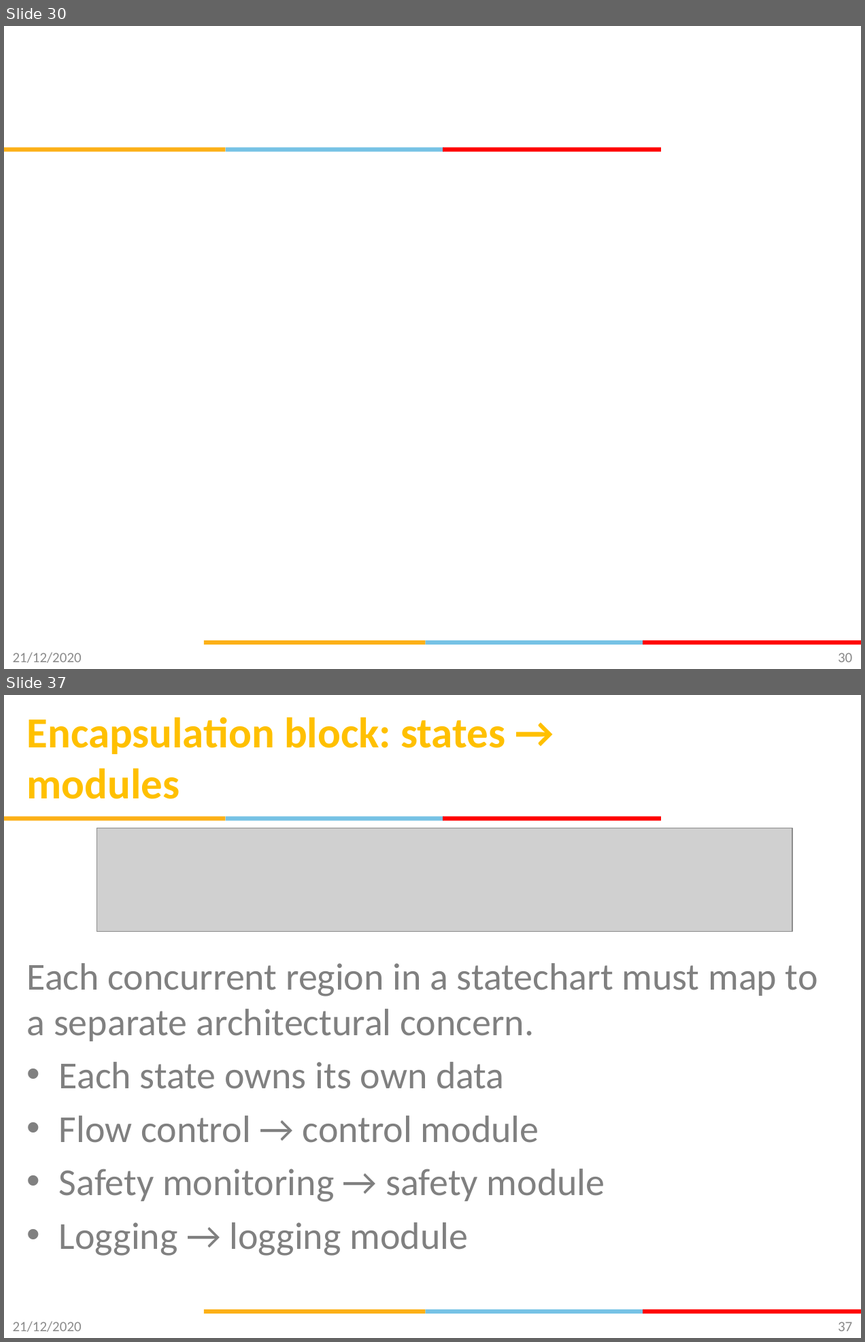
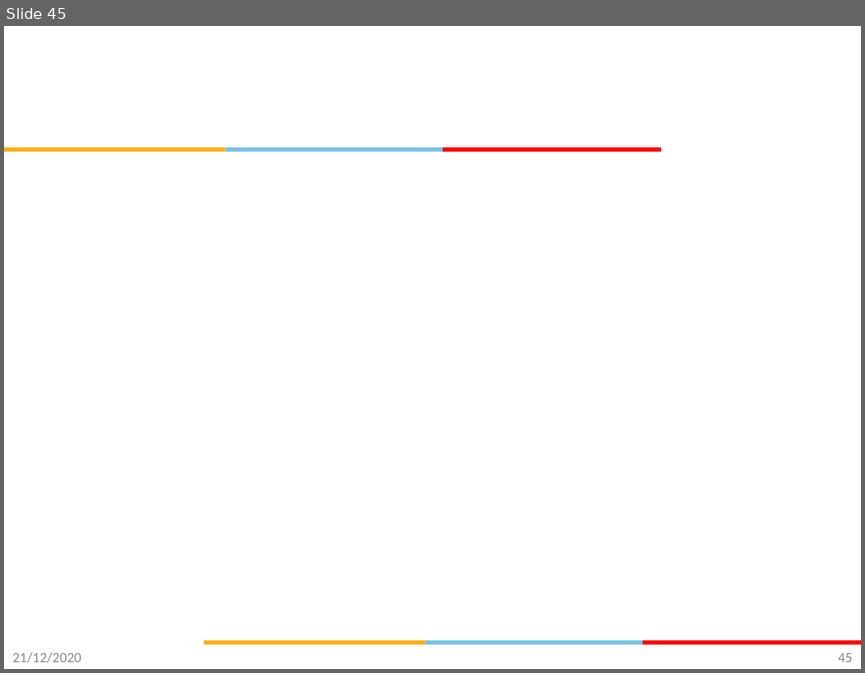
Before and after one commit to gsaurabhr-teaching/csg523-material, a slide deck: Lec-13-16-firmware-architecture.pptx. Shown one above the other, each under a label of ours: slides 30 and 37 before the commit, slide 45 after it; the slides between them are not shown. The pictures are 865x1342 and 865x673 pixels, drawn with LibreOffice and Linux fonts; fonts in the diff are those of the drawing; grey boxes stand for pictures; background and template pictures are left out. Boxes give left, top, right and bottom in pixels: in the first picture for what was removed or moved away, otherwise in the second. Text is boxed around its words. In the diff, an @@ line names an element or a change of style, - is before the commit and + after.

```diff
--- a/Lec-13-16-firmware-architecture.pptx
+++ b/Lec-13-16-firmware-architecture.pptx
@@ slide 37 removed at (x1=4, y1=695, x2=861, y2=1338), background #FFFFFF; not listed: 6 template elements that a slide beside it also shows @@
@@ title removed at (x1=27, y1=717, x2=505, y2=799) @@
-Encapsulation block: states → modules
@@ picture removed at (x1=96, y1=828, x2=792, y2=932) @@
@@ text removed at (x1=27, y1=963, x2=818, y2=1255) @@
-Each concurrent region in a statechart must map to a separate architectural concern.
-• Each state owns its own data
-• Flow control → control module
-• Safety monitoring → safety module
-• Logging → logging module
@@ text removed at (x1=13, y1=1321, x2=82, y2=1331) @@
-21/12/2020
@@ page number removed at (x1=838, y1=1321, x2=852, y2=1331) @@
-37
@@ what was slide 30 is now slide 45 @@
@@ page number at (x1=838, y1=652, x2=852, y2=662): text changed @@
-30
+45
```
Also in this commit, not shown: 2 slides changed, 13 slides added, 7 other slides removed.
